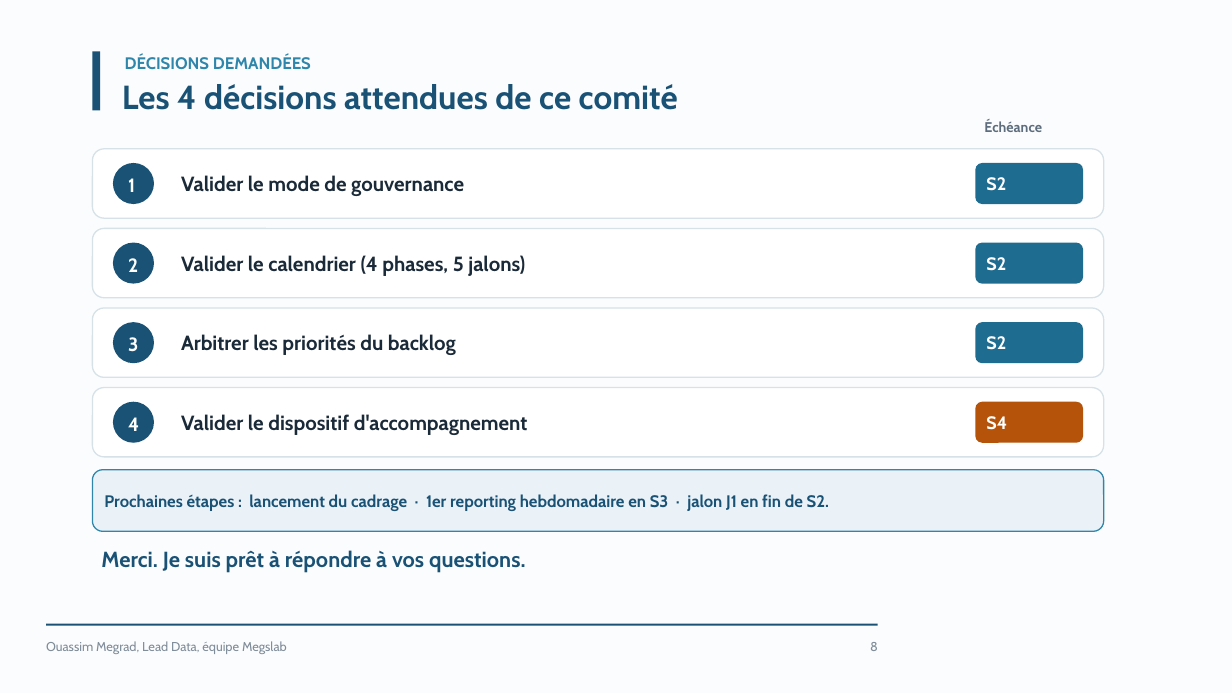
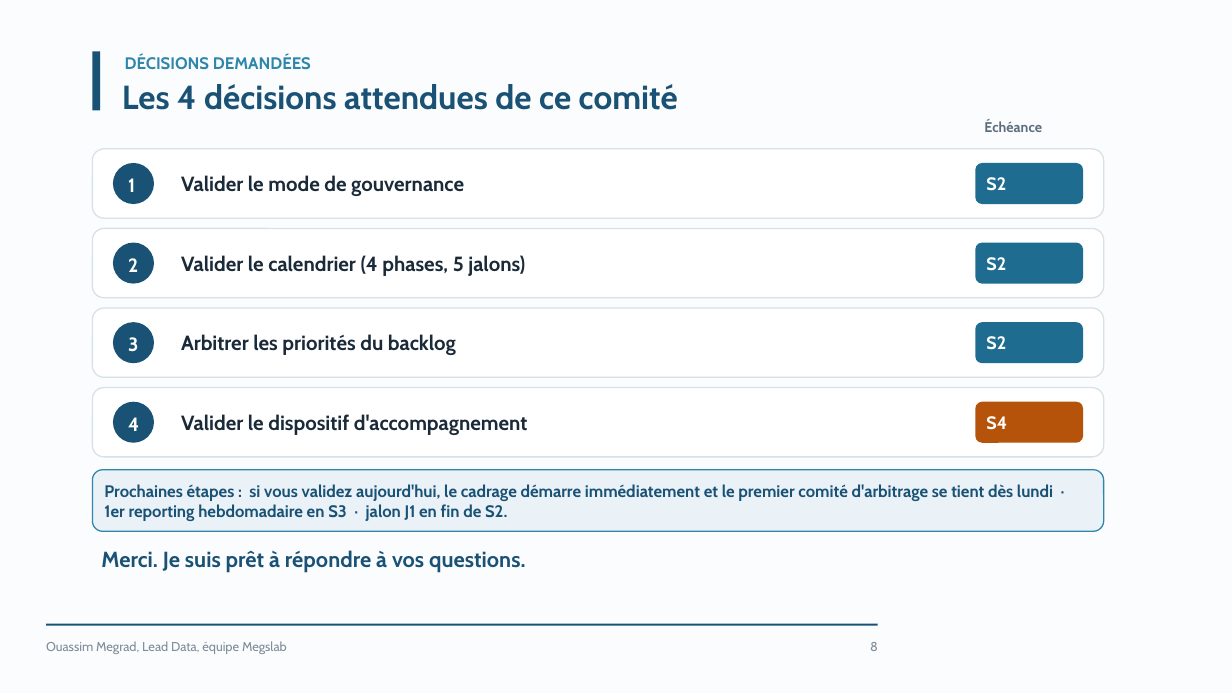
Before and after one commit to ouassim16wass/bloc_e4, a slide deck: slide 8 of livrables/support_reporting_direction.pptx. Drawn at 1232x693 pixels with LibreOffice and Linux fonts; fonts in the diff are those of the drawing. Boxes give left, top, right and bottom in pixels: in the first picture for what was removed or moved away, otherwise in the second. Text is boxed around its words. In the diff, an @@ line names an element or a change of style, - is before the commit and + after.

```diff
--- a/livrables/support_reporting_direction.pptx
+++ b/livrables/support_reporting_direction.pptx
@@ text in rounded rectangle at box(104, 484, 1053, 521): text changed @@
-Prochaines étapes : lancement du cadrage · 1er reporting hebdomadaire en S3 · jalon J1 en fin de S2.
+Prochaines étapes : si vous validez aujourd'hui, le cadrage démarre immédiatement et le premier comité d'arbitrage se tient dès lundi · 1er reporting hebdomadaire en S3 · jalon J1 en fin de S2.
```
Also in this commit, not shown: 7 other slides changed, 1 slide added, 1 other file.
